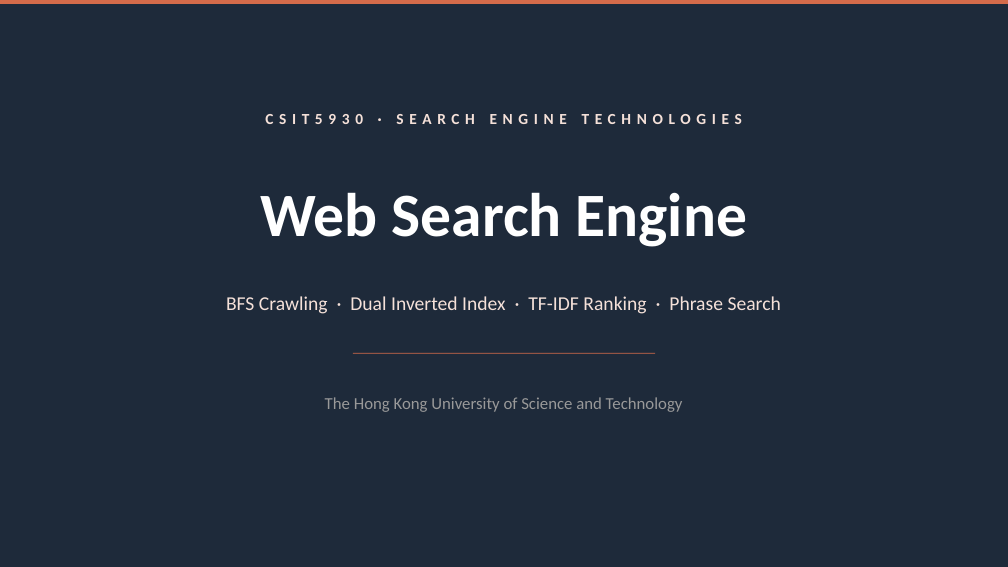
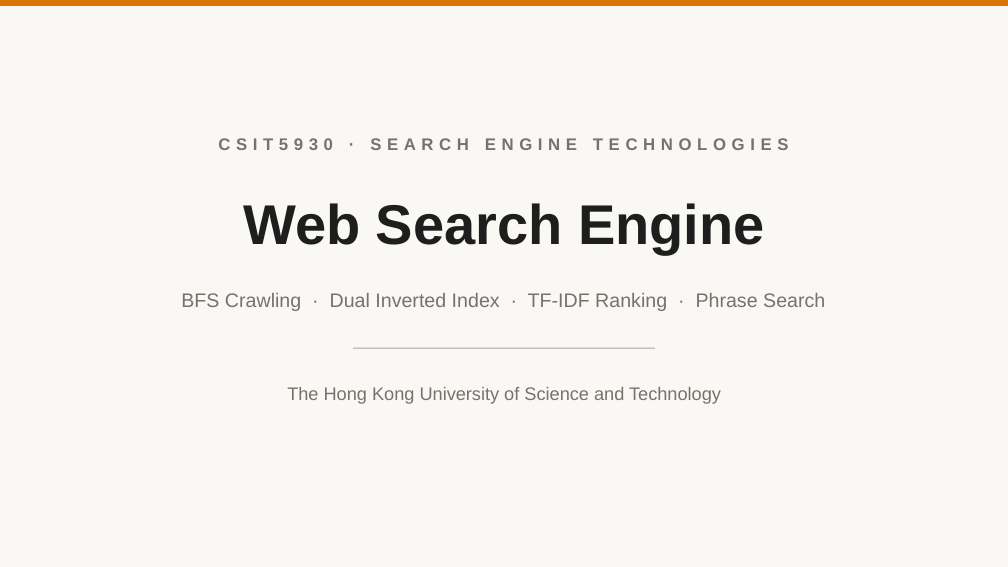
Before and after one commit to Kane-LI-0114/search-engine-project, a slide deck: slide 1 of CSIT5930_Search_Engine_New.pptx. Drawn at 1008x567 pixels with LibreOffice and Linux fonts; fonts in the diff are those of the drawing. Boxes give left, top, right and bottom in pixels: in the first picture for what was removed or moved away, otherwise in the second. Text is boxed around its words. In the diff, an @@ line names an element or a change of style, - is before the commit and + after.

```diff
--- a/CSIT5930_Search_Engine_New.pptx
+++ b/CSIT5930_Search_Engine_New.pptx
@@ background #1E2A3A to #FAF8F5 @@
@@ rectangle at [0, 0, 1008, 6]: fill #D46B4A to #D97706 @@
@@ text "CSIT5930 · SEARCH ENGINE TECHNOLOGIES": place and size @@
-text "CSIT5930 · SEARCH ENGINE TECHNOLOGIES" at [265, 114, 742, 124]
+text "CSIT5930 · SEARCH ENGINE TECHNOLOGIES" at [218, 138, 789, 150]
@@ text "CSIT5930 · SEARCH ENGINE TECHNOLOGIES" at [218, 138, 789, 150]: size 11 to 12 pt, font Calibri to Arial, text colour #F5E1D9 to #78716C @@
@@ text "Web Search Engine": place and size @@
-text "Web Search Engine" at [260, 192, 747, 247]
+text "Web Search Engine" at [243, 203, 764, 253]
@@ text "Web Search Engine" at [243, 203, 764, 253]: size 44 to 40 pt, font Calibri to Arial, text colour #FFFFFF to #1E1E1E @@
@@ text "BFS Crawling · Dual Inverted ...": place and size @@
-text "BFS Crawling · Dual Inverted ..." at [226, 296, 781, 314]
+text "BFS Crawling · Dual Inverted ..." at [181, 293, 825, 311]
@@ text "BFS Crawling · Dual Inverted ..." at [181, 293, 825, 311]: font Calibri to Arial, text colour #F5E1D9 to #78716C @@
@@ rectangle: place and size @@
-rectangle at [353, 353, 655, 354]
+rectangle at [353, 348, 655, 349]
@@ rectangle at [353, 348, 655, 349]: fill #D46B4A to #A8A29E @@
@@ text "The Hong Kong University of ...": place and size @@
-text "The Hong Kong University of ..." at [325, 397, 683, 412]
+text "The Hong Kong University of ..." at [287, 387, 721, 404]
@@ text "The Hong Kong University of ..." at [287, 387, 721, 404]: size 12 to 13 pt, font Calibri to Arial, text colour #999999 to #78716C @@
```
Also in this commit, not shown: 16 other slides changed, 1 slide added, 1 slide removed, 2 other files.
